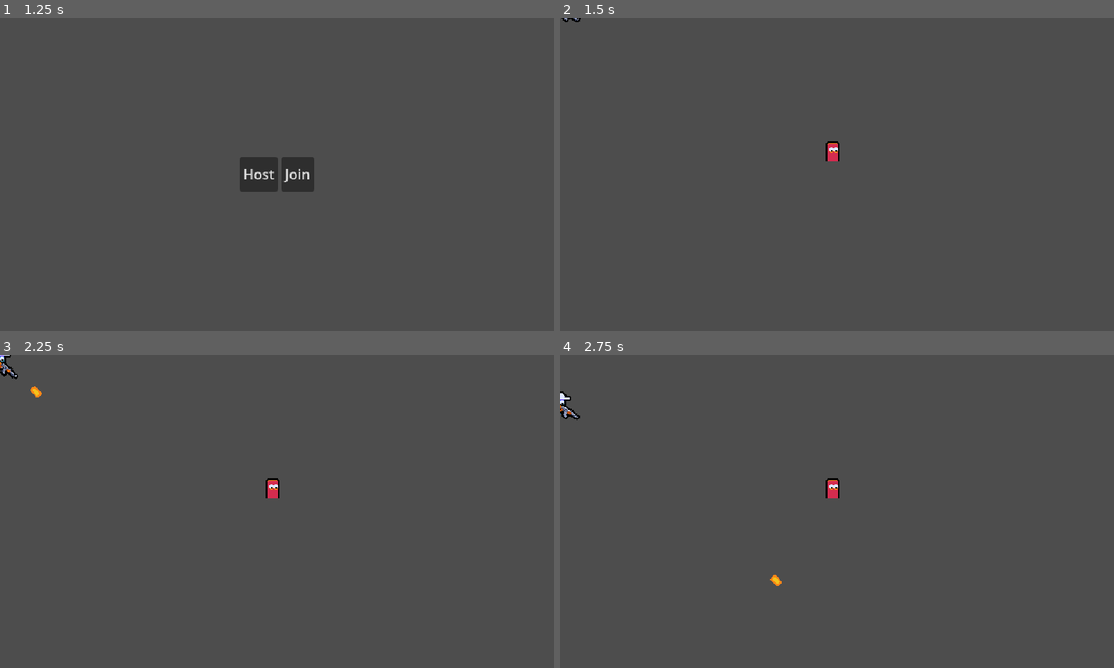
Above: before the commit, frames 1-4 (two rows, left to right).
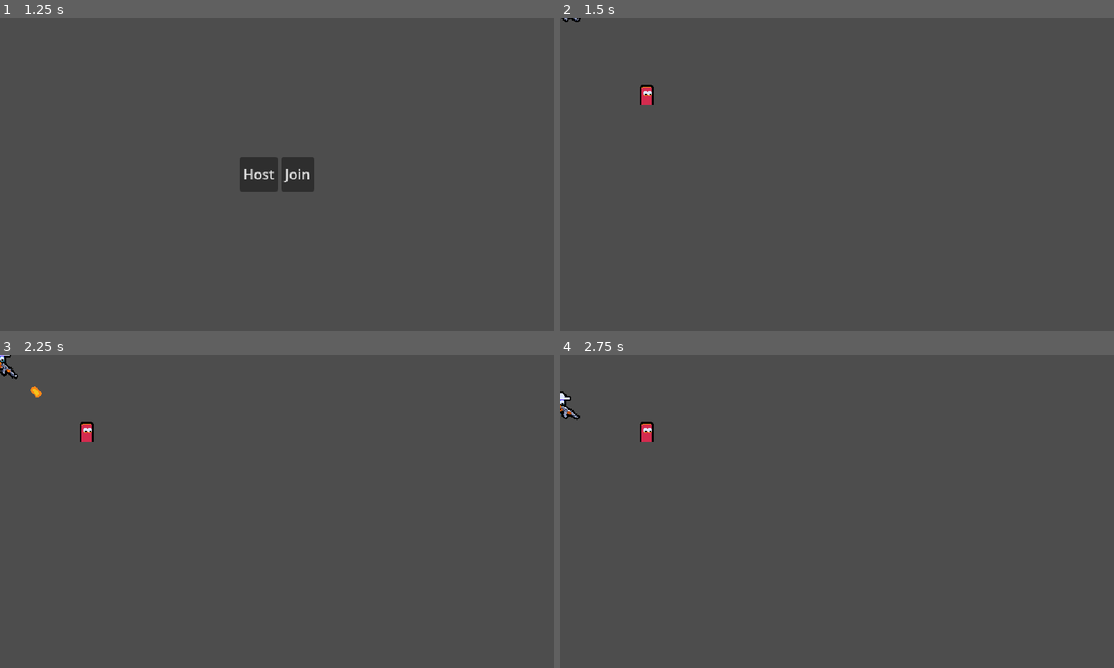
Above: after the commit, the same moments.

Repository: bartoszcholewa/2d-multiplayer-course
Game: Godot game, scene res://ui/main_menu/main_menu.tscn
Two runs of this game, one before a commit and one after it. Both use one fixed random seed, a clock stepped at 60 frames per second and the inputs below.
Inputs (mouse positions are in pixels of both pictures, inside the frame that each line leads up to):
- Up to frame 1 (1.25 s): tap Enter at 0.5 s; move the mouse to (398, 158) at 0.52 s; press the mouse at (398, 158) at 0.53 s; hold D (move_right) from 0.53 s (still down)
- Up to frame 2 (1.5 s): release D (move_right) at 1.25 s; release the mouse at (958, 158) at 1.25 s; click "Host" at 1.25 s
- Up to frame 3 (2.25 s): tap Space at 2 s; move the mouse to (166, 527) at 2.02 s; hold S (move_down) from 2.03 s (still down); click (166, 527) at 2.1 s
- Up to frame 4 (2.75 s): keep holding S (move_down)

Frame 1 is identical in both runs. In frame 2, 0.3% of the frame differs, in the area x 14-51%, y 21-46%; in frame 3, 0.3%; in frame 4, 0.4%, in the area x 14-51%, y 21-74%.

Commit message:
Lesson 18 - Enemy Health and Sync

Diff:
--- a/entities/enemy/enemy.gd
+++ b/entities/enemy/enemy.gd
@@ -1,10 +1,19 @@
+class_name Enemy
 extends CharacterBody2D
 
 @onready var area_2d: Area2D = $Area2D
 
+var current_health: int = 5
+
 
 func _ready() -> void:
 	area_2d.area_entered.connect(_on_area_entered)
+
+
+func handle_hit() -> void:
+	current_health -= 1
+	if current_health <= 0:
+		queue_free()
 
 
 func _on_area_entered(other_area: Area2D) -> void:
@@ -14,4 +23,4 @@
 	if other_area.owner is Bullet:
 		var bullet: Bullet = other_area.owner
 		bullet.register_collision()
-		print("collision")
+		handle_hit()
--- a/entities/enemy/enemy.tscn
+++ b/entities/enemy/enemy.tscn
@@ -1,7 +1,12 @@
-[gd_scene load_steps=5 format=3 uid="uid://c7u2ej7yguwy6"]
+[gd_scene load_steps=6 format=3 uid="uid://c7u2ej7yguwy6"]
 
 [ext_resource type="Script" uid="uid://t500v1ev45r0" path="res://entities/enemy/enemy.gd" id="1_im2q6"]
 [ext_resource type="Texture2D" uid="uid://fyfeolf3qari" path="res://entities/enemy/enemy_medium.png" id="1_ksmh7"]
+
+[sub_resource type="SceneReplicationConfig" id="SceneReplicationConfig_im2q6"]
+properties/0/path = NodePath(".:global_position")
+properties/0/spawn = true
+properties/0/replication_mode = 0
 
 [sub_resource type="RectangleShape2D" id="RectangleShape2D_ksmh7"]
 size = Vector2(16, 24)
@@ -11,6 +16,9 @@
 
 [node name="Enemy" type="CharacterBody2D"]
 script = ExtResource("1_im2q6")
+
+[node name="MultiplayerSynchronizer" type="MultiplayerSynchronizer" parent="."]
+replication_config = SubResource("SceneReplicationConfig_im2q6")
 
 [node name="Area2D" type="Area2D" parent="."]
 position = Vector2(0, -12)
--- a/main.gd
+++ b/main.gd
@@ -1,6 +1,7 @@
 extends Node
 
 const PLAYER_SCENE: PackedScene = preload("uid://cse7rqp64wxuc")
+const ENEMY_SCENE: PackedScene = preload("uid://c7u2ej7yguwy6")
 
 @onready var multiplayer_spawner: MultiplayerSpawner = $MultiplayerSpawner
 
@@ -8,6 +9,12 @@
 	multiplayer_spawner.spawn_function = _spawn_player
 	# Notify server about client ready
 	peer_ready.rpc_id(1)
+
+	if is_multiplayer_authority():
+		var enemy_instance: Enemy = ENEMY_SCENE.instantiate()
+		enemy_instance.global_position = Vector2.ONE * 100
+		add_child(enemy_instance)
+
 
 
 func _spawn_player(data: Dictionary) -> Player:
--- a/main.tscn
+++ b/main.tscn
@@ -1,14 +1,10 @@
-[gd_scene load_steps=3 format=3 uid="uid://ej1u6umes6d5"]
+[gd_scene load_steps=2 format=3 uid="uid://ej1u6umes6d5"]
 
 [ext_resource type="Script" uid="uid://b0d7g7wvmcnn2" path="res://main.gd" id="1_ig7tw"]
-[ext_resource type="PackedScene" uid="uid://c7u2ej7yguwy6" path="res://entities/enemy/enemy.tscn" id="2_0xm2m"]
 
 [node name="Main" type="Node"]
 script = ExtResource("1_ig7tw")
 
 [node name="MultiplayerSpawner" type="MultiplayerSpawner" parent="."]
-_spawnable_scenes = PackedStringArray("uid://ci3xnymrb32hv")
+_spawnable_scenes = PackedStringArray("uid://ci3xnymrb32hv", "uid://c7u2ej7yguwy6")
 spawn_path = NodePath("..")
-
-[node name="Enemy" parent="." instance=ExtResource("2_0xm2m")]
-position = Vector2(314, 165)
